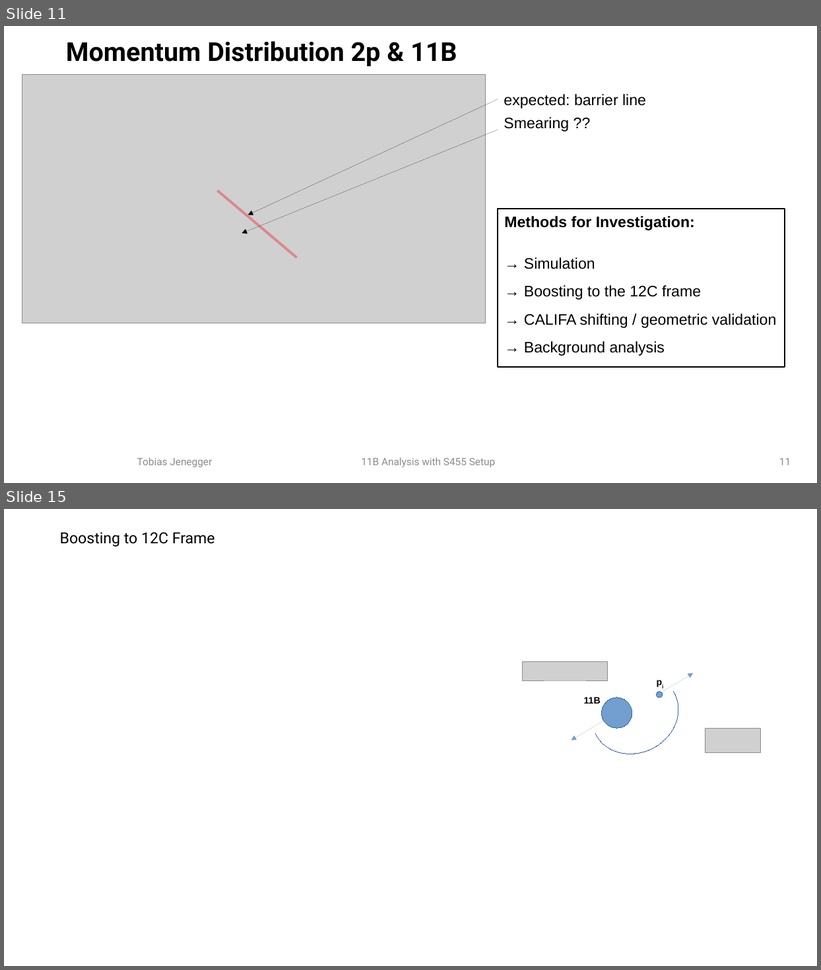
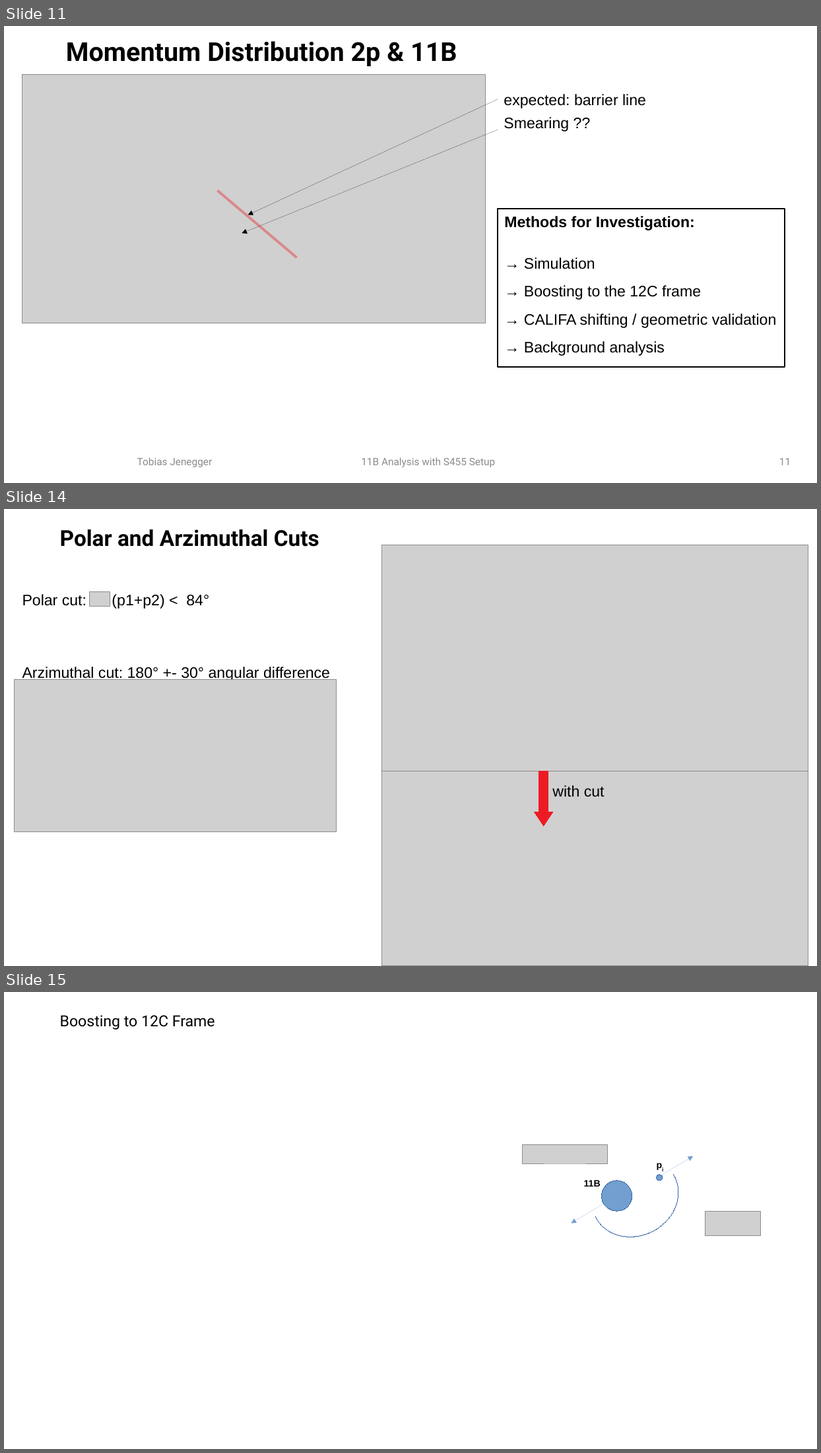
Before and after one commit to jenegger/r3b_wg, a slide deck: r3b_presentation.odp. Shown one above the other, each under a label of ours: slides 11 and 15 before the commit, slides 11, 14 and 15 after it; the slides between them are not shown. The pictures are 821x970 and 821x1453 pixels, drawn with LibreOffice and Linux fonts; fonts in the diff are those of the drawing; grey boxes stand for pictures; background and template pictures are left out. Boxes give left, top, right and bottom in pixels: in the first picture for what was removed or moved away, otherwise in the second. Text is boxed around its words. In the diff, an @@ line names an element or a change of style, - is before the commit and + after.

```diff
--- a/r3b_presentation.odp
+++ b/r3b_presentation.odp
@@ slide 14 added at [4,509,817,966], background #FFFFFF @@
@@ title added at [60,529,319,547], 26 pt, text #000000, bold @@
+Polar and Arzimuthal Cuts
@@ picture added at [382,545,809,771] @@
@@ text added at [22,594,330,682], 18 pt, text #000000 @@
+Polar cut: (p1+p2) < 84°
+Arzimuthal cut: 180° +- 30° angular difference
@@ picture added at [89,592,110,607] @@
@@ picture added at [15,680,337,832] @@
@@ picture added at [382,740,809,966] @@
@@ down arrow added at [535,771,553,826], fill #ED1C24, outline #ED1C24 0 pt @@
@@ text added at [552,786,605,797], 18 pt, text #000000 @@
+with cut
```
Also in this commit, not shown: 3 slides changed, 1 slide removed, 3 other files.
